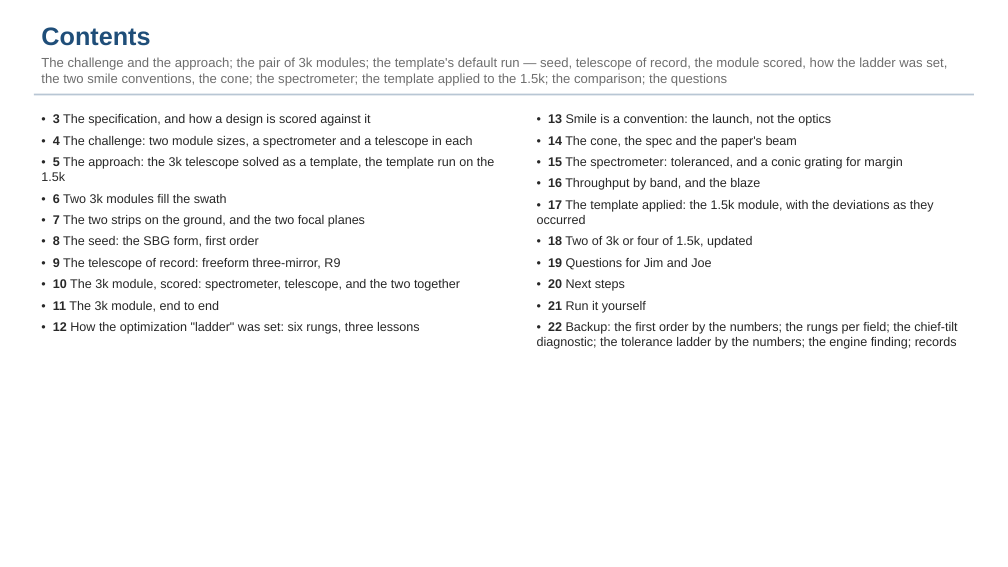
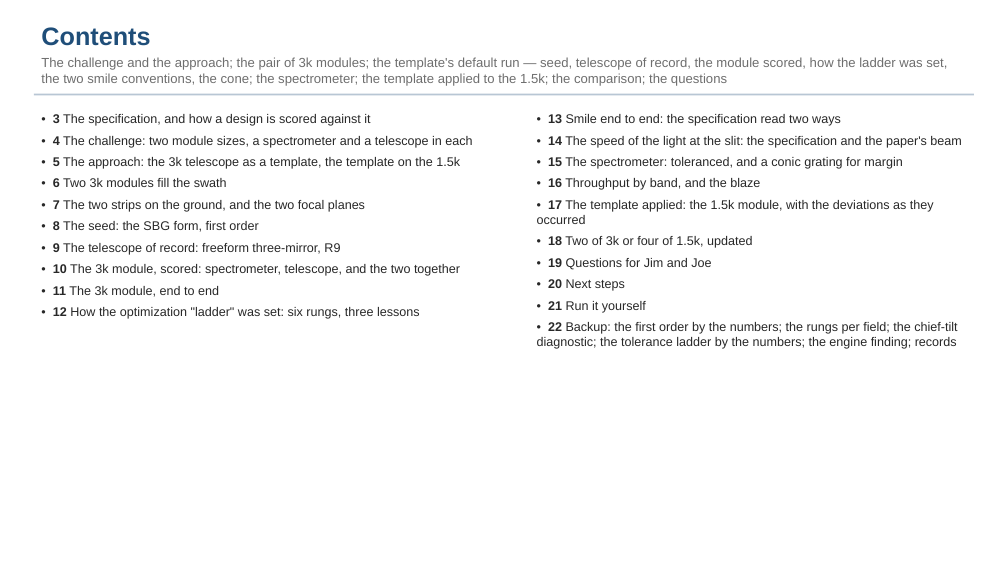
Before and after one commit to nasa-jpl/macos, a slide deck: slide 2 of demo_session/deck_dyson_3k.pptx. Drawn at 1008x567 pixels with LibreOffice and Linux fonts; fonts in the diff are those of the drawing. Boxes give left, top, right and bottom in pixels: in the first picture for what was removed or moved away, otherwise in the second. Text is boxed around its words. In the diff, an @@ line names an element or a change of style, - is before the commit and + after.

```diff
--- a/demo_session/deck_dyson_3k.pptx
+++ b/demo_session/deck_dyson_3k.pptx
@@ text at box(548, 114, 961, 148): text changed @@
-• 13 Smile is a convention: the launch, not the optics
-• 14 The cone, the spec and the paper's beam
+• 13 Smile end to end: the specification read two ways
+• 14 The speed of the light at the slit: the specification and the paper's beam
@@ text at box(53, 157, 460, 169): text changed @@
-• 5 The approach: the 3k telescope solved as a template, the template run on the 1.5k
+• 5 The approach: the 3k telescope as a template, the template on the 1.5k
```
Also in this commit, not shown: 7 other slides changed, 1 other file.
